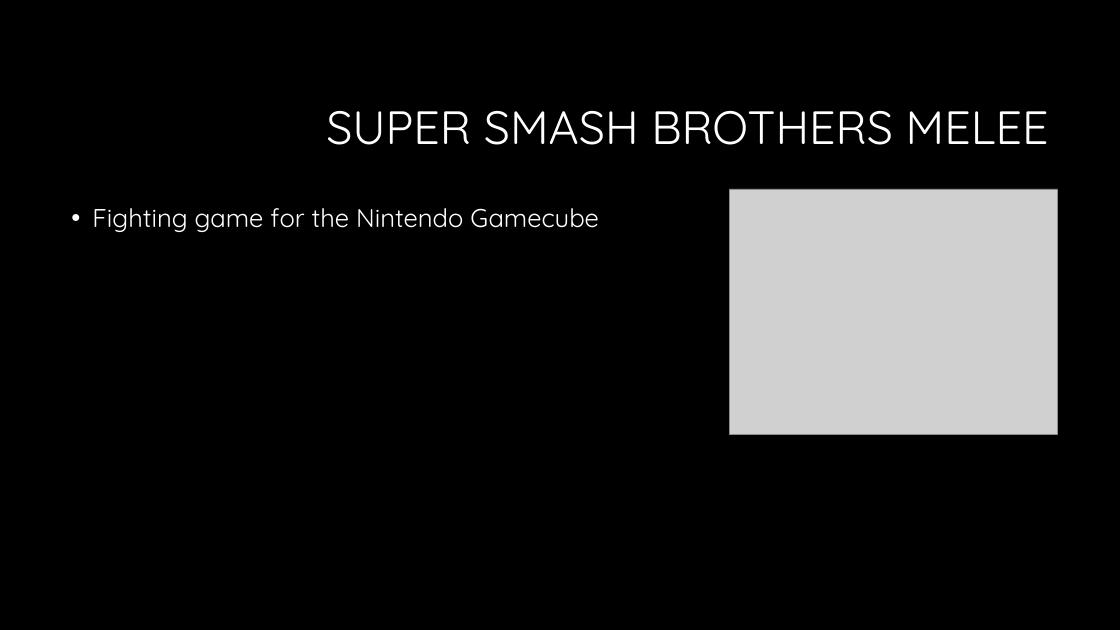
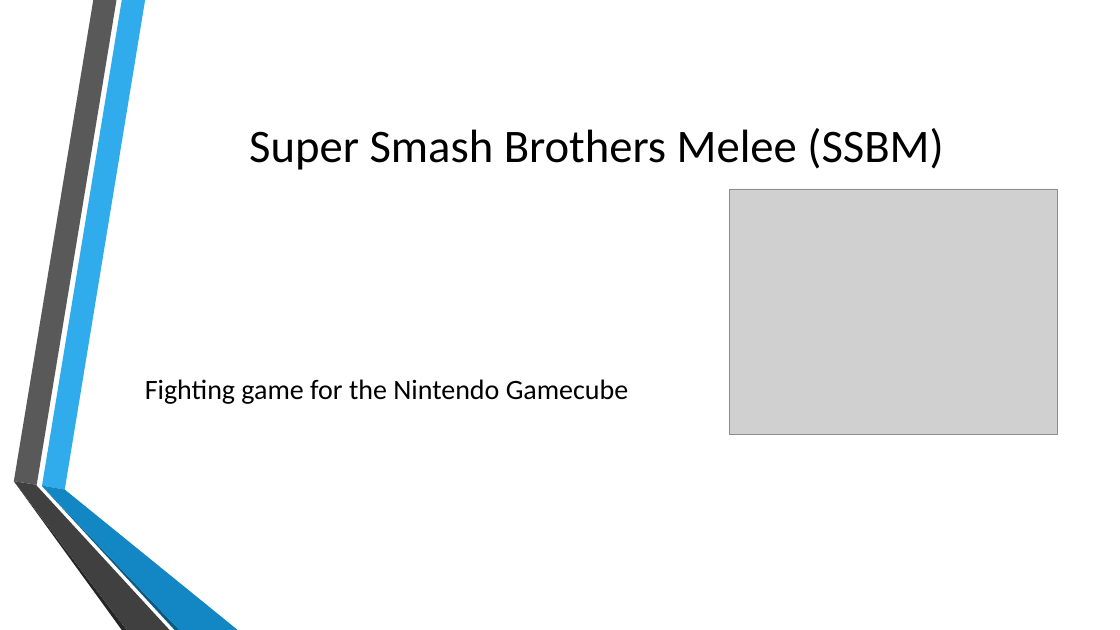
Before and after one commit to KeganMc/Super-Smash-Bros-Melee-AI, a slide deck: slide 2 of Documents/ProjectPresentation.pptx. Drawn at 1120x630 pixels with LibreOffice and Linux fonts; fonts in the diff are those of the drawing; grey boxes stand for pictures; background and template pictures are left out. Boxes give left, top, right and bottom in pixels: in the first picture for what was removed or moved away, otherwise in the second. Text is boxed around its words. In the diff, an @@ line names an element or a change of style, - is before the commit and + after.

Commit message:
Changed style to less contrasting colors

```diff
--- a/Documents/ProjectPresentation.pptx
+++ b/Documents/ProjectPresentation.pptx
@@ background #000000 to picture (left out) @@
@@ title at <box>249,128,943,170</box>: text changed; font Quicksand to Calibri; text colour #FFFFFF to #000000 @@
-SUPER SMASH BROTHERS MELEE
+Super Smash Brothers Melee (SSBM)
@@ text "Fighting game for the Nintendo ...": place and size @@
-text "Fighting game for the Nintendo ..." at <box>92,208,599,232</box>
+text "Fighting game for the Nintendo ..." at <box>145,379,629,404</box>
@@ text "Fighting game for the Nintendo ..." at <box>145,379,629,404</box>: size 22 to 24 pt, font Quicksand to Calibri, text colour #FFFFFF to #000000; bullet • to none; line spacing 0.9 to 1; vertical alignment top to middle @@
@@ group added at <box>13,0,238,630</box>: 6 freeform shapes @@
```
Also in this commit, not shown: 2 other slides changed, 4 slides added, 3 slides removed.
